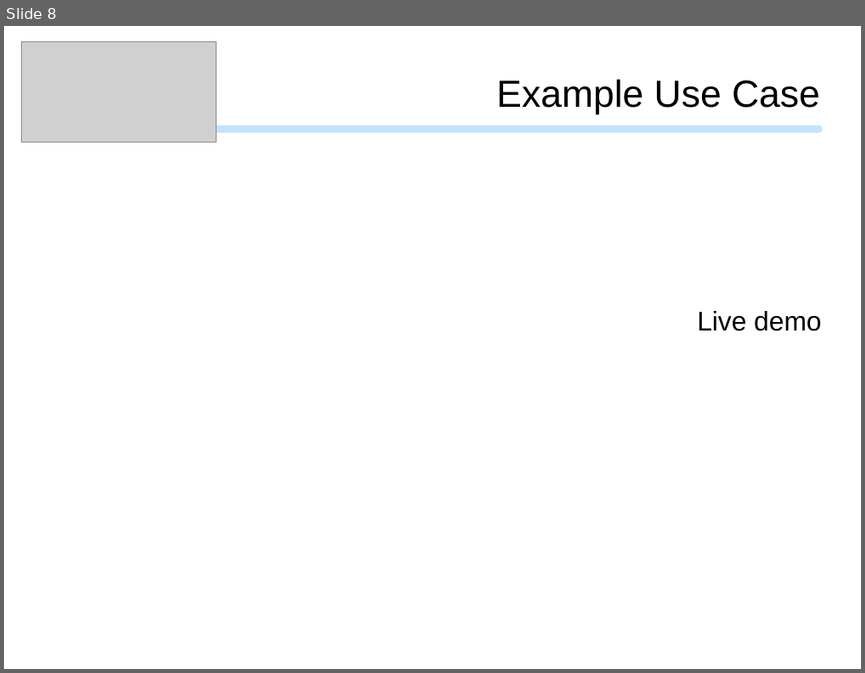
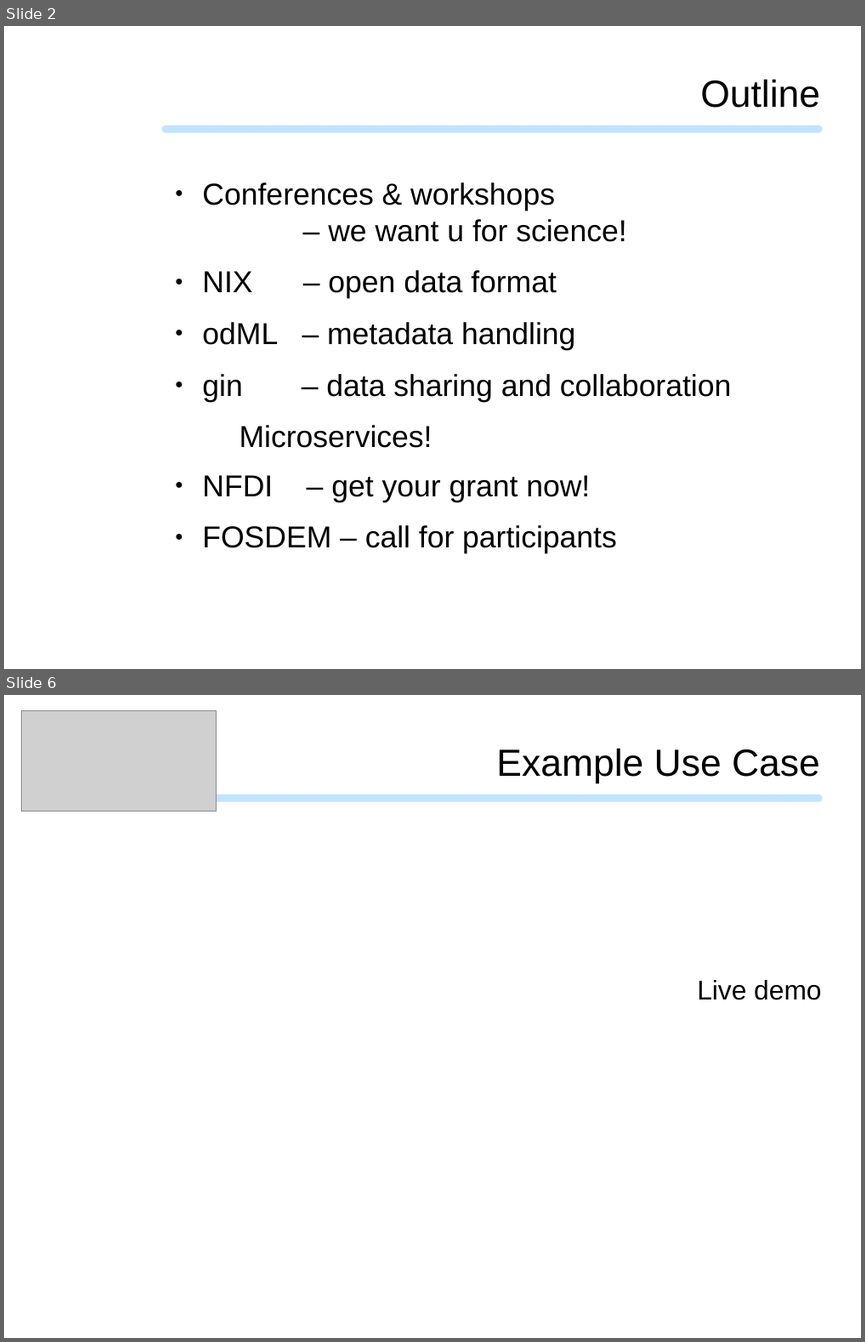
Before and after one commit to mpsonntag/prespost, a slide deck: 201911b_CNS_Seminar/CNS_Seminar_template.odp. Shown one above the other, each under a label of ours: slide 8 before the commit, slides 2 and 6 after it; the slides between them are not shown. The pictures are 865x673 and 865x1342 pixels, drawn with LibreOffice and Linux fonts; fonts in the diff are those of the drawing; grey boxes stand for pictures; background and template pictures are left out. Boxes give left, top, right and bottom in pixels: in the first picture for what was removed or moved away, otherwise in the second. Text is boxed around its words. In the diff, an @@ line names an element or a change of style, - is before the commit and + after.

```diff
--- a/201911b_CNS_Seminar/CNS_Seminar_template.odp
+++ b/201911b_CNS_Seminar/CNS_Seminar_template.odp
@@ slide 2 added at (4,26,861,669), background #FFFFFF; not listed: 1 template element that a slide beside it also shows @@
@@ text added at (700,79,820,108), 35 pt, text #000000 @@
+Outline
@@ text added at (202,182,731,554), 28 pt, text #000000 @@
+● Conferences & workshops
+  – we want u for science!
+● NIX – open data format
+● odML – metadata handling
+● gin – data sharing and collaboration
+  Microservices!
+● NFDI – get your grant now!
+● FOSDEM – call for participants
@@ what was slide 8 is now slide 6 @@
```
Also in this commit, not shown: 5 slides changed, 5 slides removed, 3 other files.
